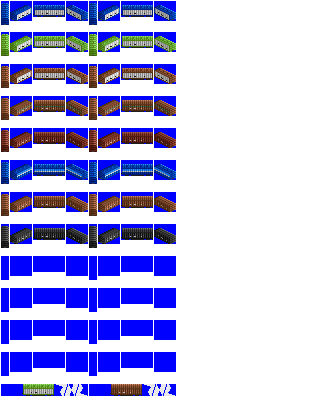
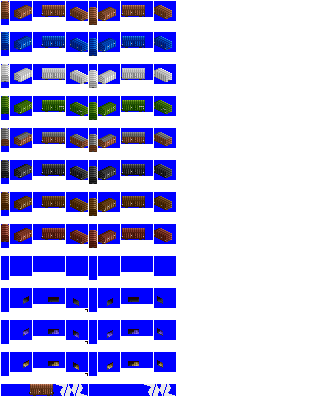
Before/after of a 335px x 400px layered artwork. What changed in the layer stack:
showed "wamu empty", painted on it over bbox(14, 5, 172, 376)
showed "wamu half", painted on it over bbox(1, 5, 172, 344)
showed "wamu" over bbox(1, 1, 172, 396)
hid "waki" over bbox(1, 3, 176, 396)
